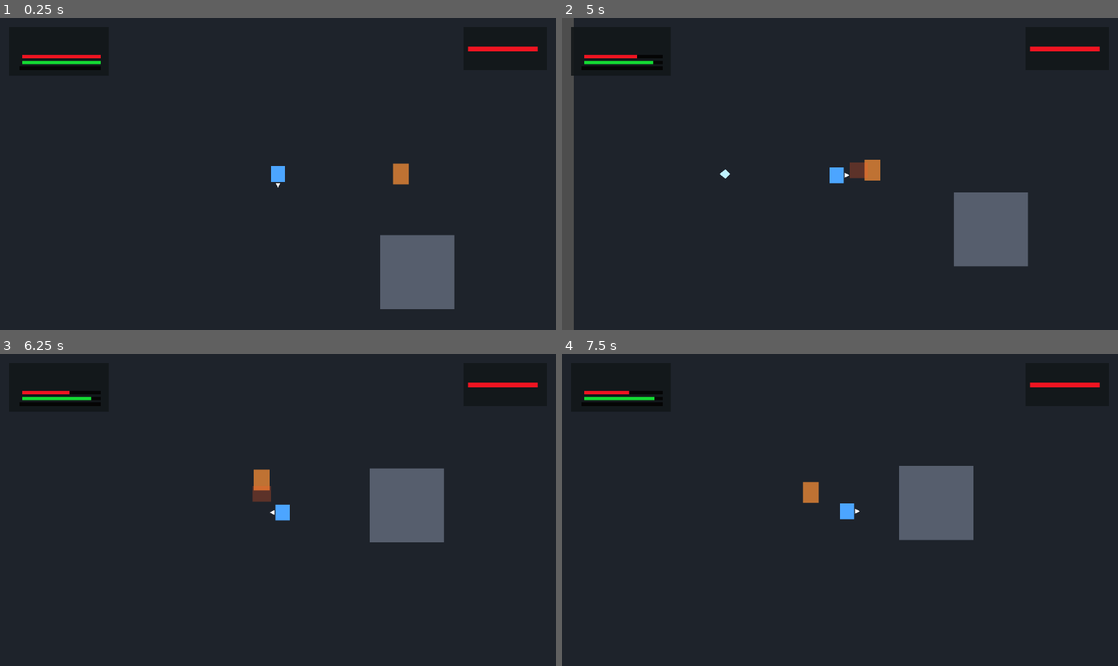
Above: before the commit, frames 1-4 (two rows, left to right).
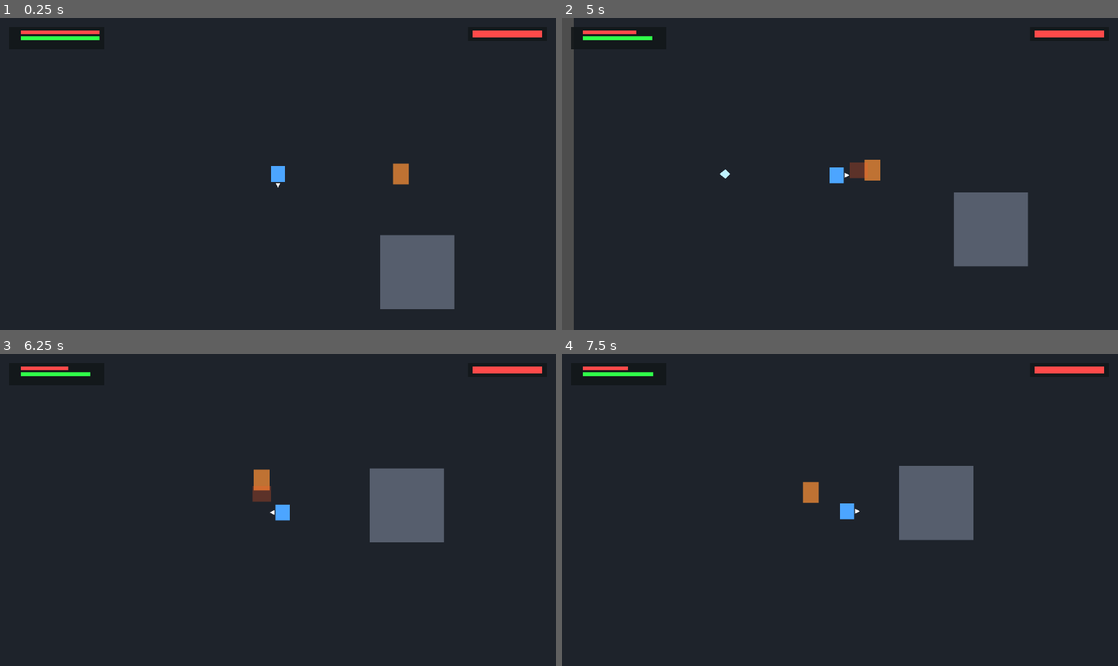
Above: after the commit, the same moments.

Repository: kikajima/dragonballsoullegacy
Game: Godot game, scene res://scenes/bootstrap/bootstrap.tscn
Two runs of this game, one before a commit and one after it. Both use one fixed random seed, a clock stepped at 60 frames per second and the inputs below.
Inputs:
- Up to frame 1 (0.25 s): no input
- Up to frame 2 (5 s): hold D (move_right) 0.53-1.28 s; tap J (attack) at 0.6 s; hold S (move_down) 1.28-2.03 s; tap Shift (block) at 1.35 s; hold D (move_right) 2.03-2.78 s; hold L (charge_ki) 2.03-2.78 s; hold W (move_up) 2.78-3.53 s; tap Space (dash) at 2.85 s; hold A (move_left) from 3.53 s (still down); tap E (interact) at 3.6 s; tap K (ki_blast) at 4.35 s
- Up to frame 3 (6.25 s): release A (move_left) at 5.03 s; hold S (move_down) 5.03-5.78 s; tap I (kick) at 5.1 s; hold D (move_right) from 5.78 s (still down); tap J (attack) at 5.85 s
- Up to frame 4 (7.5 s): release D (move_right) at 6.53 s; hold W (move_up) 6.53-7.28 s; hold Shift (block) 6.53-7.28 s; tap Enter at 7.25 s; hold D (move_right) from 7.28 s (still down); tap L (charge_ki) at 7.35 s

The runs differ from the first frame. In frame 1, 1.4% of the frame differs, in the area x 3-98%, y 4-17%; in frame 2, 1.4%; in frame 3, 1.3%; in frame 4, 1.3%.

Commit message:
fix: align combat HUD to actual legacy status sprites

Diff:
--- a/ui/hud/combat_hud.tscn
+++ b/ui/hud/combat_hud.tscn
@@ -16,107 +16,71 @@
 layout_mode = 0
 offset_left = 8.0
 offset_top = 8.0
-offset_right = 94.0
-offset_bottom = 50.0
+offset_right = 90.0
+offset_bottom = 27.0
 
 [node name="Fallback" type="ColorRect" parent="PlayerPanel"]
 layout_mode = 0
-offset_right = 86.0
-offset_bottom = 42.0
+offset_right = 82.0
+offset_bottom = 19.0
 color = Color(0.07, 0.09, 0.1, 0.9)
 mouse_filter = 2
 
 [node name="PanelTexture" type="TextureRect" parent="PlayerPanel"]
 visible = false
 layout_mode = 0
-offset_right = 86.0
-offset_bottom = 42.0
+offset_right = 82.0
+offset_bottom = 19.0
 expand_mode = 1
 stretch_mode = 0
 mouse_filter = 2
 
-[node name="HPBackground" type="ColorRect" parent="PlayerPanel"]
-layout_mode = 0
-offset_left = 11.0
-offset_top = 24.0
-offset_right = 79.0
-offset_bottom = 27.0
-color = Color(0.02, 0.02, 0.02, 1)
-mouse_filter = 2
-
 [node name="HPFill" type="ColorRect" parent="PlayerPanel"]
 layout_mode = 0
-offset_left = 11.0
-offset_top = 24.0
-offset_right = 79.0
-offset_bottom = 27.0
-color = Color(0.94, 0.08, 0.13, 1)
-mouse_filter = 2
-
-[node name="KiBackground" type="ColorRect" parent="PlayerPanel"]
-layout_mode = 0
-offset_left = 11.0
-offset_top = 29.0
-offset_right = 79.0
-offset_bottom = 32.0
-color = Color(0.02, 0.02, 0.02, 1)
+offset_left = 10.0
+offset_top = 3.0
+offset_right = 78.0
+offset_bottom = 6.0
+color = Color(1, 0.29, 0.29, 1)
 mouse_filter = 2
 
 [node name="KiFill" type="ColorRect" parent="PlayerPanel"]
 layout_mode = 0
-offset_left = 11.0
-offset_top = 29.0
-offset_right = 79.0
-offset_bottom = 32.0
-color = Color(0.08, 0.86, 0.2, 1)
-mouse_filter = 2
-
-[node name="ExpBackground" type="ColorRect" parent="PlayerPanel"]
-layout_mode = 0
-offset_left = 9.0
-offset_top = 34.0
-offset_right = 79.0
-offset_bottom = 37.0
-color = Color(0.02, 0.02, 0.02, 1)
+offset_left = 10.0
+offset_top = 8.0
+offset_right = 78.0
+offset_bottom = 11.0
+color = Color(0.19, 1, 0.29, 1)
 mouse_filter = 2
 
 [node name="EnemyPanel" type="Control" parent="."]
 layout_mode = 0
-offset_left = 400.0
+offset_left = 404.0
 offset_top = 8.0
 offset_right = 472.0
-offset_bottom = 45.0
+offset_bottom = 20.0
 
 [node name="Fallback" type="ColorRect" parent="EnemyPanel"]
 layout_mode = 0
-offset_right = 72.0
-offset_bottom = 37.0
+offset_right = 68.0
+offset_bottom = 12.0
 color = Color(0.07, 0.09, 0.1, 0.9)
 mouse_filter = 2
 
 [node name="PanelTexture" type="TextureRect" parent="EnemyPanel"]
 visible = false
 layout_mode = 0
-offset_right = 72.0
-offset_bottom = 37.0
+offset_right = 68.0
+offset_bottom = 12.0
 expand_mode = 1
 stretch_mode = 0
-mouse_filter = 2
-
-[node name="HPBackground" type="ColorRect" parent="EnemyPanel"]
-layout_mode = 0
-offset_left = 4.0
-offset_top = 17.0
-offset_right = 64.0
-offset_bottom = 21.0
-color = Color(0.02, 0.02, 0.02, 1)
 mouse_filter = 2
 
 [node name="HPFill" type="ColorRect" parent="EnemyPanel"]
 layout_mode = 0
 offset_left = 4.0
-offset_top = 17.0
+offset_top = 3.0
 offset_right = 64.0
-offset_bottom = 21.0
-color = Color(0.94, 0.08, 0.13, 1)
+offset_bottom = 9.0
+color = Color(1, 0.29, 0.29, 1)
 mouse_filter = 2
